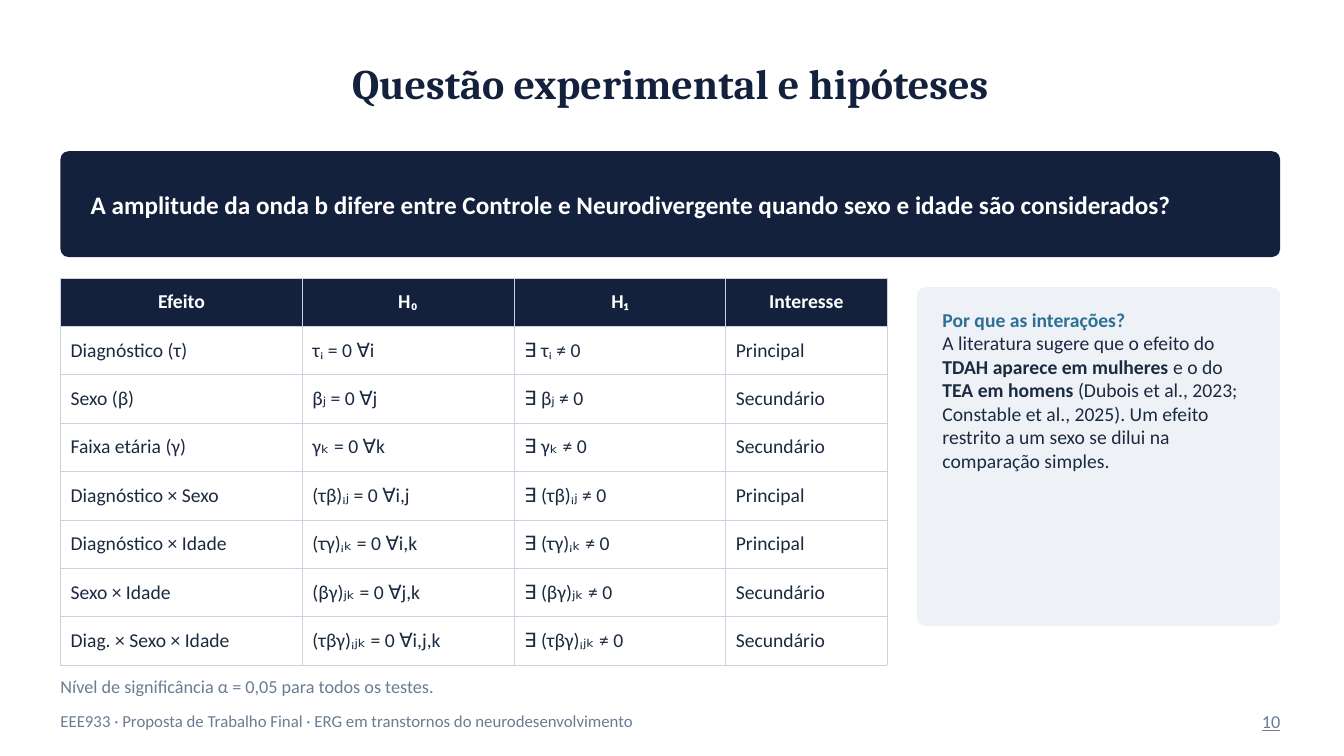
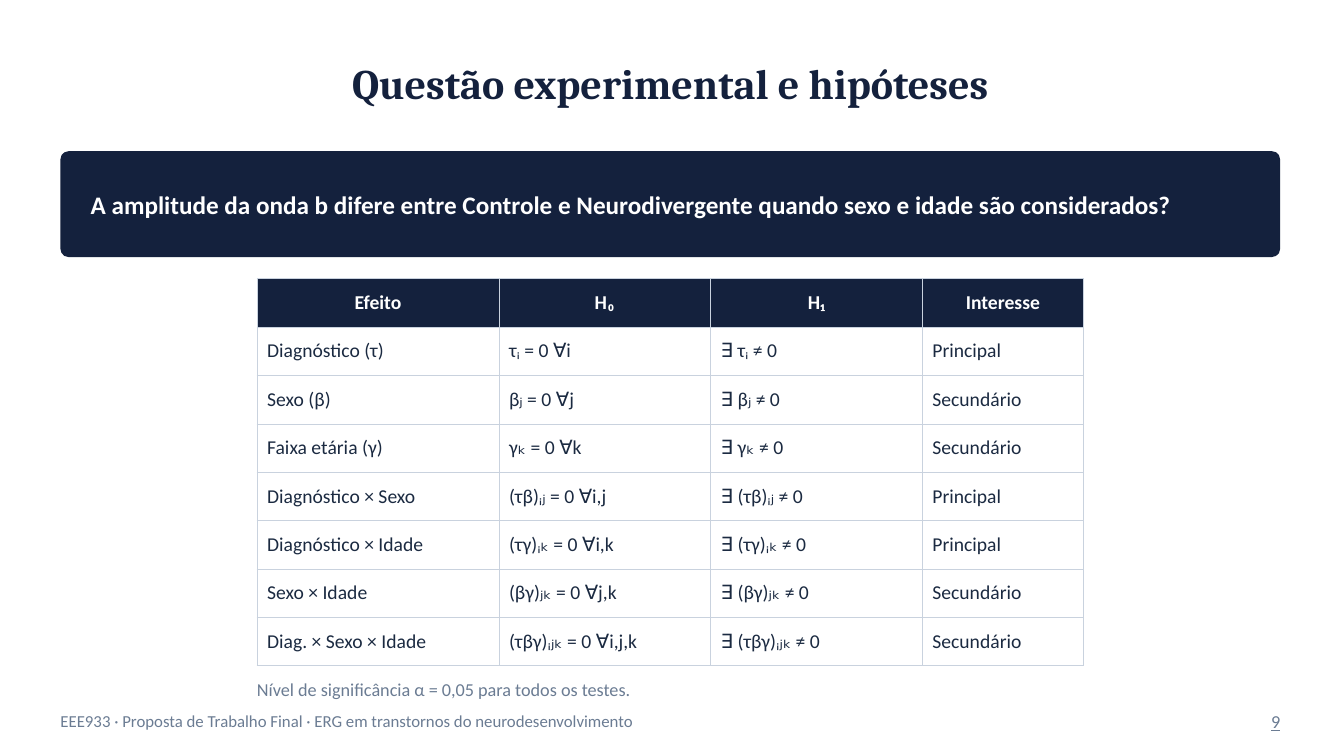
Before and after one commit to HenriqueMarquesCruz/ECs_EEE933, a slide deck: slide 10 of TrabalhoFinal/Proposta_ERG.pptx. Drawn at 1344x756 pixels with LibreOffice and Linux fonts; fonts in the diff are those of the drawing. Boxes give left, top, right and bottom in pixels: in the first picture for what was removed or moved away, otherwise in the second. Text is boxed around its words. In the diff, an @@ line names an element or a change of style, - is before the commit and + after.

```diff
--- a/TrabalhoFinal/Proposta_ERG.pptx
+++ b/TrabalhoFinal/Proposta_ERG.pptx
@@ table: place and size @@
-table at box(60, 278, 887, 665)
+table at box(257, 279, 1084, 666)
@@ rounded rectangle removed at box(918, 287, 1280, 626) @@
@@ text removed at box(942, 313, 1237, 472) @@
-Por que as interações?
-A literatura sugere que o efeito do TDAH aparece em mulheres e o do TEA em homens (Dubois et al., 2023; Constable et al., 2025). Um efeito restrito a um sexo se dilui na comparação simples.
@@ text "Nível de significância α = ...": place and size @@
-text "Nível de significância α = ..." at box(60, 680, 433, 696)
+text "Nível de significância α = ..." at box(257, 683, 630, 699)
@@ text at box(1271, 716, 1280, 731): text changed @@
-10
+9
```
Also in this commit, not shown: 14 other slides changed, 1 other file.
